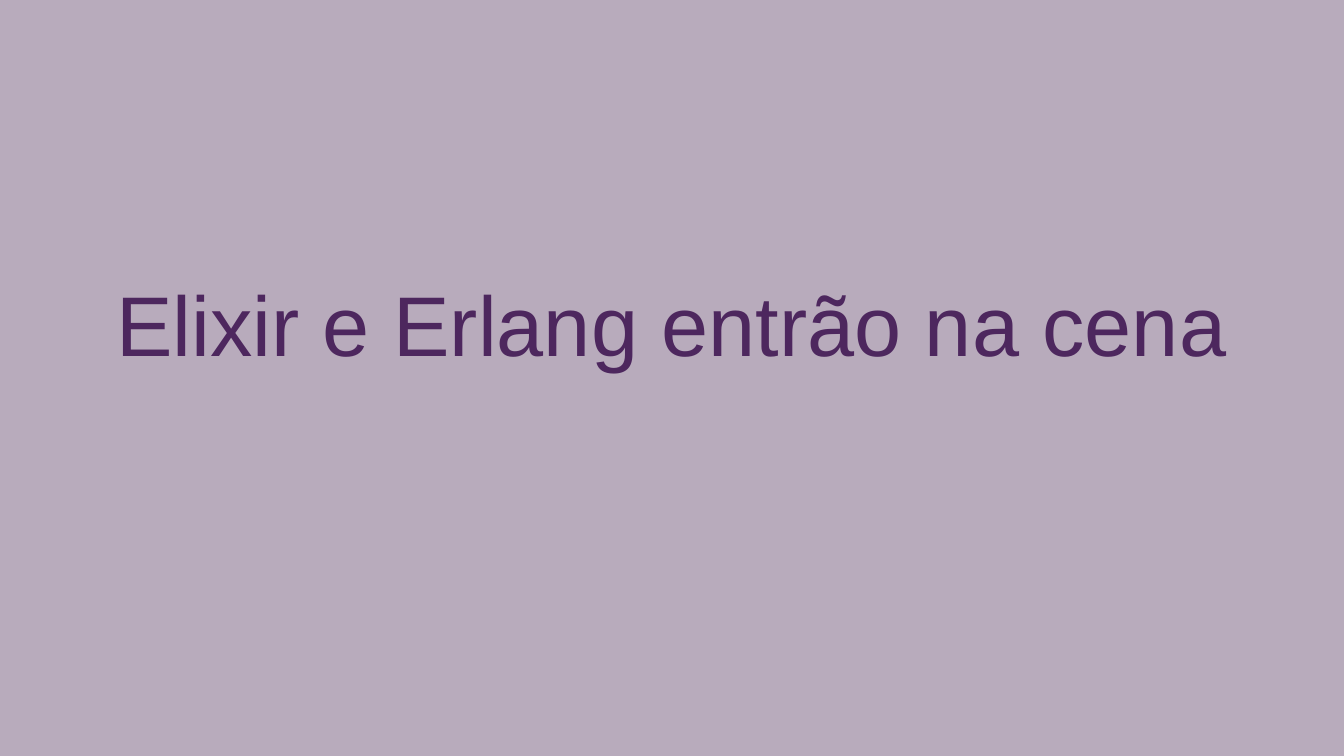
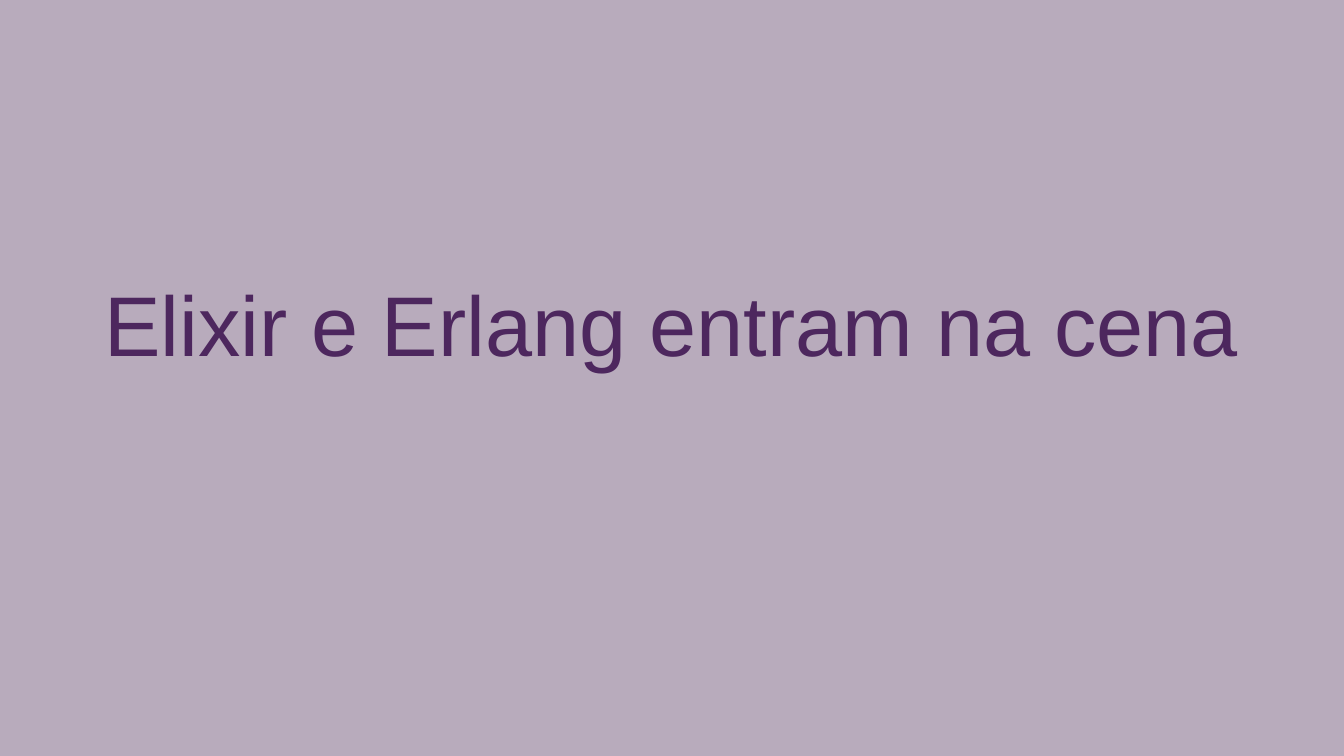
Before and after one commit to paulosergiolima/seccomp_stuff, a slide deck: slide 9 of main.odp (slide 8 before the commit). Drawn at 1344x756 pixels with LibreOffice and Linux fonts; fonts in the diff are those of the drawing. Boxes give left, top, right and bottom in pixels: in the first picture for what was removed or moved away, otherwise in the second. Text is boxed around its words. In the diff, an @@ line names an element or a change of style, - is before the commit and + after.

```diff
--- a/main.odp
+++ b/main.odp
@@ text at bbox=[104, 294, 1238, 371]: text changed @@
-Elixir e Erlang entrão na cena
+Elixir e Erlang entram na cena
```
Also in this commit, not shown: 10 other slides changed, 17 slides added, 14 other files.
